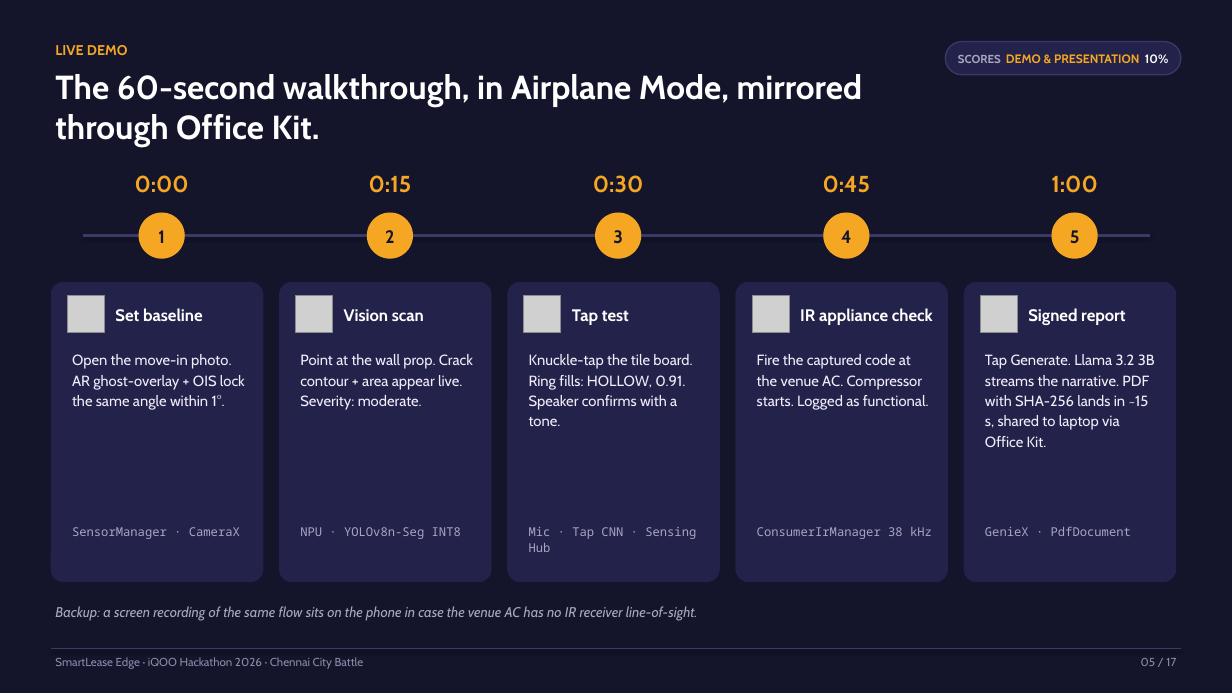
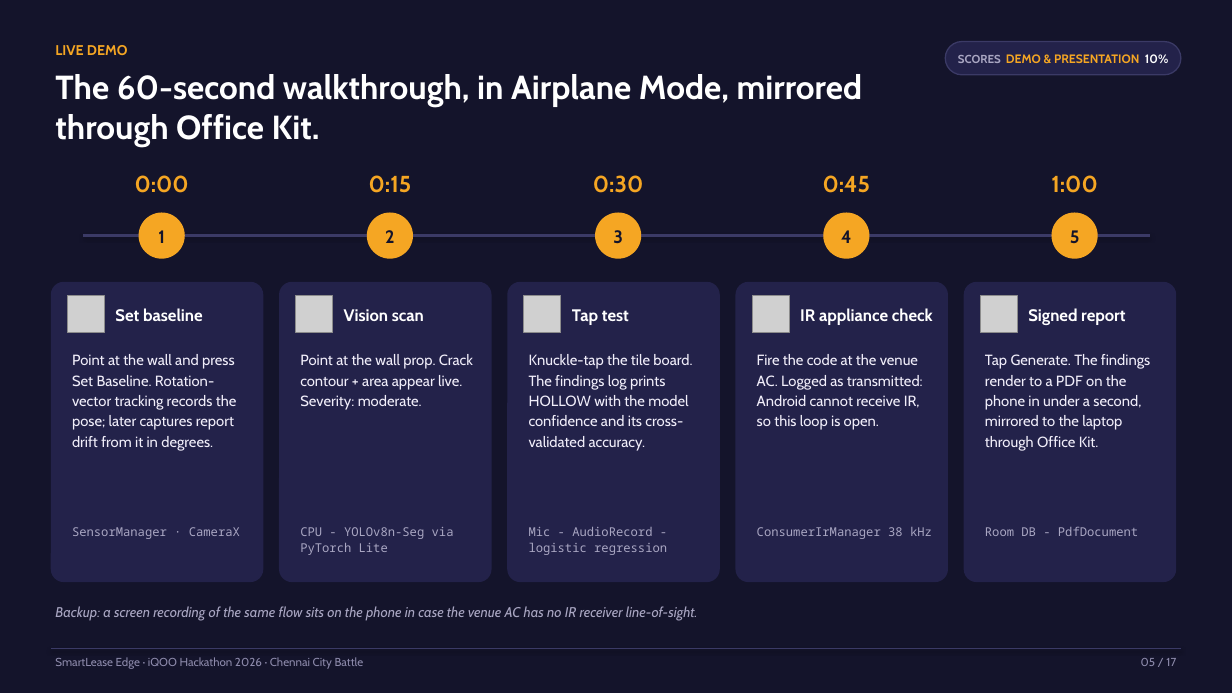
Before and after one commit to hameed0342j/smartlease-edge-chennai-H, a slide deck: slide 5 of docs/pitch/SmartLease-Edge-iQOO-Hackathon-2026.pptx. Drawn at 1232x693 pixels with LibreOffice and Linux fonts; fonts in the diff are those of the drawing; grey boxes stand for pictures. Boxes give left, top, right and bottom in pixels: in the first picture for what was removed or moved away, otherwise in the second. Text is boxed around its words. In the diff, an @@ line names an element or a change of style, - is before the commit and + after.

```diff
--- a/docs/pitch/SmartLease-Edge-iQOO-Hackathon-2026.pptx
+++ b/docs/pitch/SmartLease-Edge-iQOO-Hackathon-2026.pptx
@@ text at <box>72,354,237,451</box>: text changed @@
-Open the move-in photo. AR ghost-overlay + OIS lock the same angle within 1°.
+Point at the wall and press Set Baseline. Rotation-vector tracking records the pose; later captures report drift from it in degrees.
@@ text at <box>529,354,692,451</box>: text changed @@
-Knuckle-tap the tile board. Ring fills: HOLLOW, 0.91. Speaker confirms with a tone.
+Knuckle-tap the tile board. The findings log prints HOLLOW with the model confidence and its cross-validated accuracy.
@@ text at <box>757,354,923,430</box>: text changed @@
-Fire the captured code at the venue AC. Compressor starts. Logged as functional.
+Fire the code at the venue AC. Logged as transmitted: Android cannot receive IR, so this loop is open.
@@ text at <box>985,354,1150,451</box>: text changed @@
-Tap Generate. Llama 3.2 3B streams the narrative. PDF with SHA-256 lands in ~15 s, shared to laptop via Office Kit.
+Tap Generate. The findings render to a PDF on the phone in under a second, mirrored to the laptop through Office Kit.
@@ text at <box>300,527,454,555</box>: text changed @@
-NPU · YOLOv8n-Seg INT8
+CPU - YOLOv8n-Seg via PyTorch Lite
@@ text at <box>529,527,667,555</box>: text changed @@
-Mic · Tap CNN · Sensing Hub
+Mic - AudioRecord - logistic regression
@@ text at <box>985,527,1138,536</box>: text changed @@
-GenieX · PdfDocument
+Room DB - PdfDocument
```
Also in this commit, not shown: 14 other slides changed, 1 other file.
